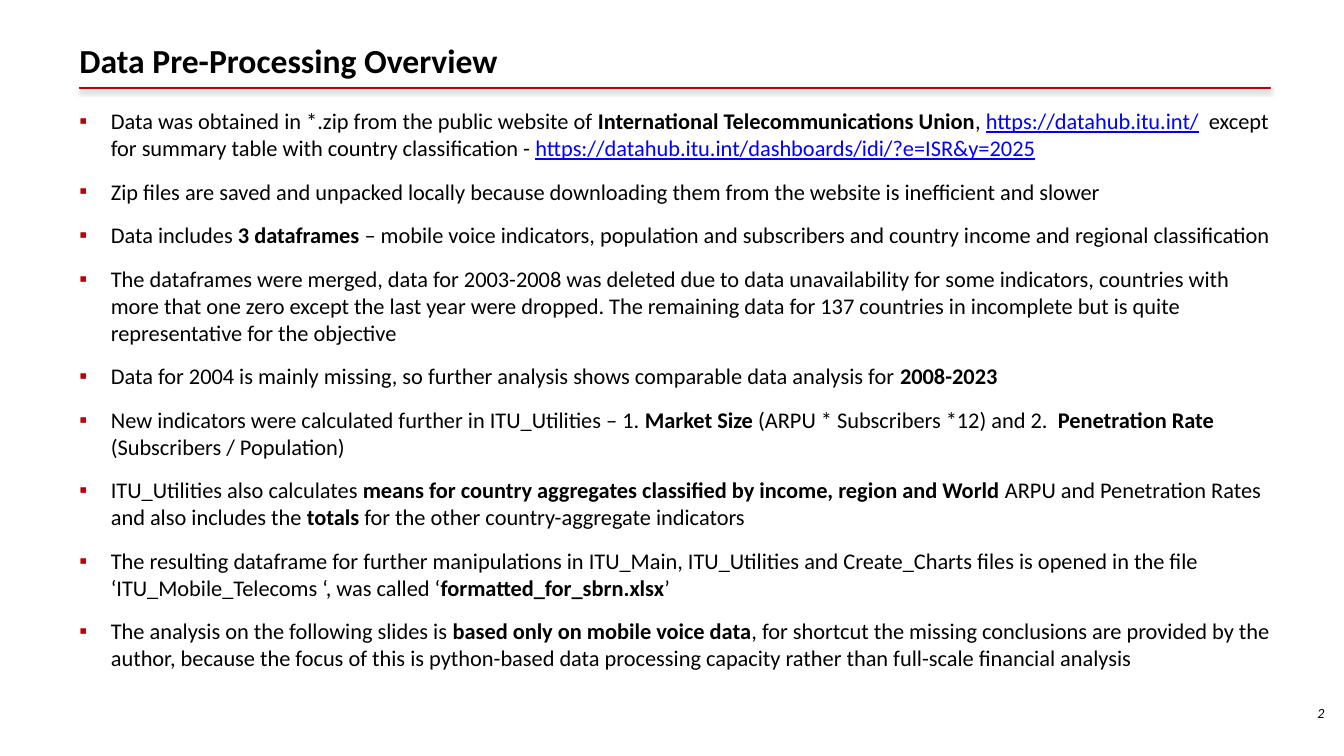
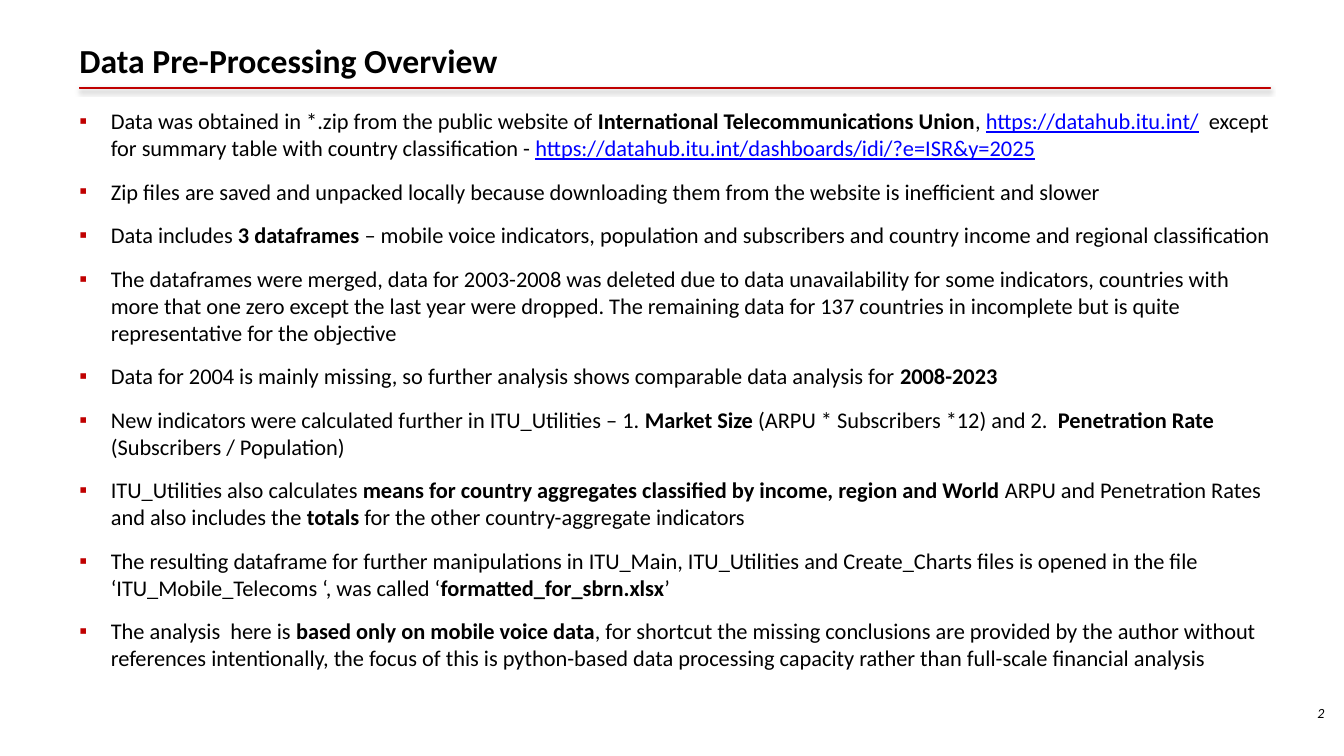
Before and after one commit to Mighty8Mike/Automated-Mobile-Telecoms-Charts-and-Presentation, a slide deck: slide 3 of ITU Mobile Telecoms by Pandas Presentation.pptx. Drawn at 1344x756 pixels with LibreOffice and Linux fonts; fonts in the diff are those of the drawing. Boxes give left, top, right and bottom in pixels: in the first picture for what was removed or moved away, otherwise in the second. Text is boxed around its words. In the diff, an @@ line names an element or a change of style, - is before the commit and + after.

```diff
--- a/ITU Mobile Telecoms by Pandas Presentation.pptx
+++ b/ITU Mobile Telecoms by Pandas Presentation.pptx
@@ text at <box>111,553,1255,670</box>: text changed @@
-▪ The resulting dataframe for further manipulations in ITU_Main, ITU_Utilities and Create_Charts files is opened in the file ‘ITU_Mobile_Telecoms ‘, was called ‘formatted_for_sbrn.xlsx’
-  The analysis on the following slides is based only on mobile voice data, for shortcut the missing conclusions are provided by the author, because the focus of this is python-based data processing capacity rather than full-scale financial analysis
+▪ The resulting dataframe for further manipulations in ITU_Main, ITU_Utilities and Create_Charts files is opened in the file ‘ITU_Mobile_Telecoms ‘, was called ‘formatted_for_sbrn.xlsx’
+  The analysis here is based only on mobile voice data, for shortcut the missing conclusions are provided by the author without references intentionally, the focus of this is python-based data processing capacity rather than full-scale financial analysis
```
Also in this commit, not shown: 1 other slide changed, 1 other file.
